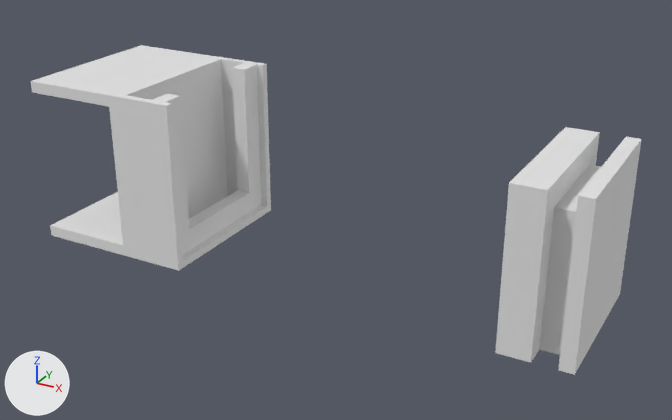
What one commit did to the Blender file ShelfMount/shelfMount.blend.
One viewpoint serves both versions: a 50 mm camera at (49.4, -94.5, 55.1) aimed at (-2.5, -0.2, 7.9). Lighting does not change. The marker at lower left points along +X, +Y and +Z.

The scene before the commit, as lines of its bpy script (objects in view):
```python
me_cube_012 = bpy.data.meshes.new('Cube.012')
me_cube_012.from_pydata(...)  # 52 vertices, 37 faces; spans x -1.0..1.0, y -1.0..1.0, z -1.0..1.0
me_cube_013 = bpy.data.meshes.new('Cube.013')
me_cube_013.from_pydata(...)  # 24 vertices, 18 faces; spans x -1.0..-0.12, y -1.0..1.0, z -1.0..1.0
ob_cube = bpy.data.objects.new('Cube', me_cube_012)
ob_cube.location = (-30.5, 0.0, 11.0)
ob_cube.scale = (11.0, 11.0, 11.0)
ob_cube_003 = bpy.data.objects.new('Cube.003', me_cube_013)
ob_cube_003.location = (32.8, 0.0, 10.0)
ob_cube_003.rotation_euler = (3.142, 0.0, 0.0)  # degrees (180, 0, 0)
ob_cube_003.scale = (10.0, 10.0, 10.0)
_m = ob_cube_003.modifiers.new('Boolean', 'BOOLEAN')
_m.solver = 'FLOAT'
```
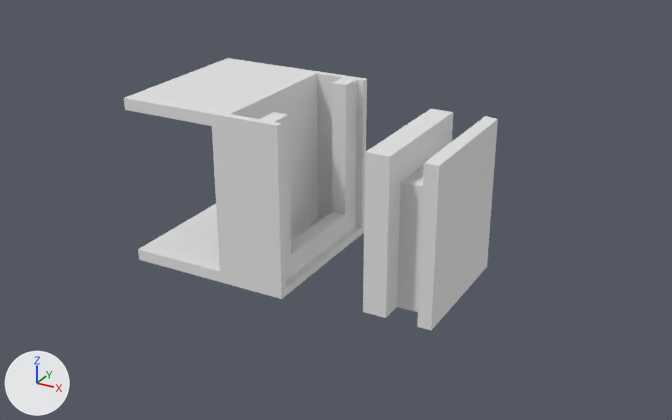
Commit message: Added shelf mount final test version

Changed parts and their boxes [x1, y1, x2, y2] in the pictures (672 x 420 px):
'Cube', moved
    before: [31, 45, 271, 271]
    after: [124, 58, 367, 299]
'Cube.003', deleted
    before: [495, 127, 641, 375]
'ShelfBracket', added
    after: [363, 109, 498, 330]

The edits, one by one:
Mesh me_cube_013_1 is new.
It has 24 vertices, 18 faces and spans x -0.9..-0.02, y -0.95..0.9, z -1.0..1.0.
Object 'Cube' (ob_cube) moves from (-30.5, 0.0, 11.0) to (-15.0, 0.0, 11.0).
Object 'Cube.003' (ob_cube_003) is deleted.
Object 'ShelfBracket' (ob_shelfbracket) is new; it shows me_cube_013_1.
Its location is (15.0, 0.0, 10.0).
Its rotation in degrees is (180, 0, 0).
Its scale is (10.0, 10.0, 10.0).
It gains a BOOLEAN modifier named 'Boolean'.
Modifier setting: solver = 'FLOAT'.
